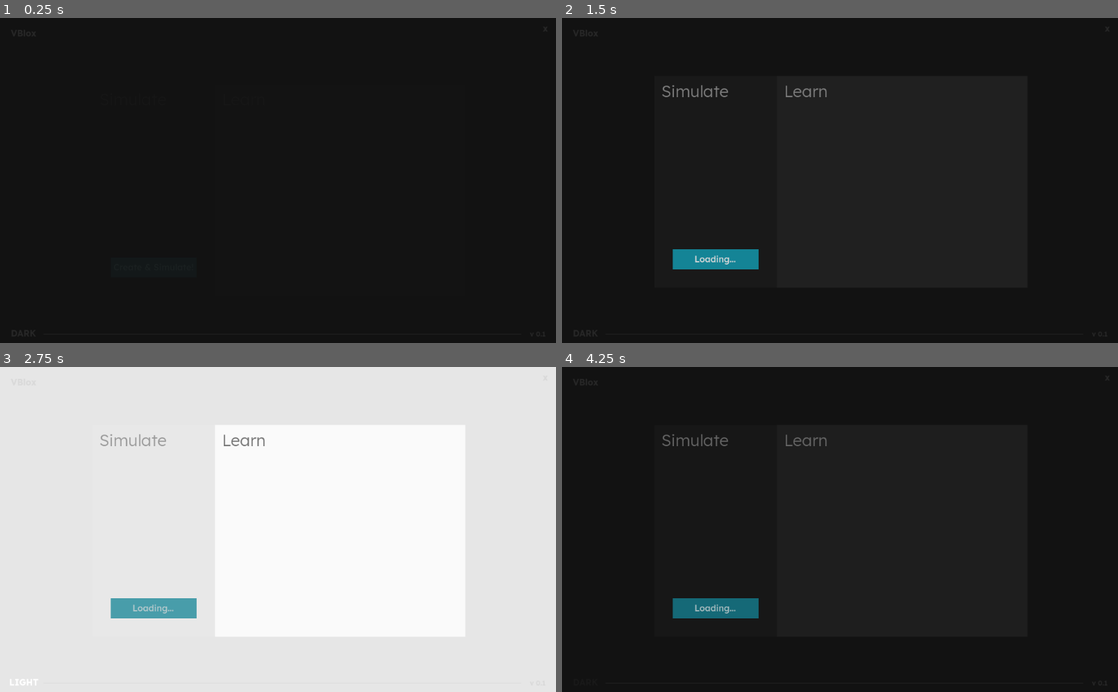
Above: before the commit, frames 1-4 (two rows, left to right).
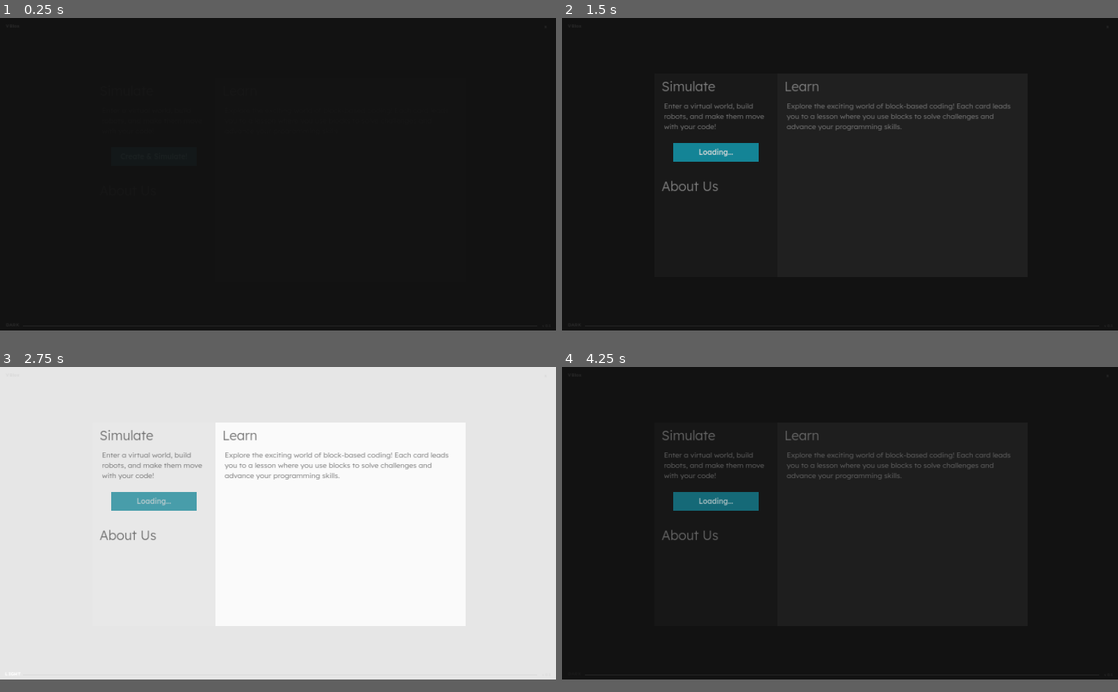
Above: after the commit, the same moments.

Repository: sh4nnja/game-project-roxim
Game: Godot game, scene res://assets/scenes/main_menu/main_menu.tscn
Two runs of this game, one before a commit and one after it. Both use one fixed random seed, a clock stepped at 60 frames per second and the inputs below.
Inputs (mouse positions are in pixels of both pictures, inside the frame that each line leads up to):
- Up to frame 1 (0.25 s): no input
- Up to frame 2 (1.5 s): tap Enter at 0.5 s; move the mouse to (962, 164) at 0.52 s; hold D 0.53-1.25 s; tap Q at 0.6 s; click (962, 164) at 0.67 s; click "Create & Simulate!" at 1.25 s
- Up to frame 3 (2.75 s): click "DARK" at 2 s
- Up to frame 4 (4.25 s): drag from (728, 545) to (812, 594) at 2.77 s; click "LIGHT" at 3.5 s
In our replay, the window is 800x468 before the commit and 800x450 after it. These sizes can differ from the game's own. Grey fills any space a smaller window leaves; there, only what the larger window draws over its background counts as a difference.

The runs differ from the first frame. In frame 2, 3.3% of the frame differs, in the area x 18-81%, y 19-78%; in frame 3, 3.5%, in the area x 1-81%, y 19-98%; in frame 4, 3.0%.

Commit message:
110223 | Updated UI and added a section
110223
- Added another panel for about.
- Fixed sizing of UI, made sure it fits most screens.
- Renamed nodes and files.
- Bug fixes.

Diff:
--- a/assets/scenes/main_menu/main_menu.tscn
+++ b/assets/scenes/main_menu/main_menu.tscn
@@ -70,17 +70,42 @@
 grow_vertical = 2
 theme_override_styles/panel = ExtResource("2_3wmeo")
 
+[node name="simulate_text" type="Label" parent="user_interface/body/simulate_panel"]
+layout_mode = 1
+anchors_preset = -1
+offset_left = 24.0
+offset_top = 16.0
+offset_right = 201.0
+offset_bottom = 57.0
+theme_override_colors/font_color = Color(0.498039, 0.498039, 0.498039, 1)
+theme_override_fonts/font = ExtResource("2_myf7p")
+theme_override_font_sizes/font_size = 45
+text = "Simulate
+"
+vertical_alignment = 1
+
+[node name="simulate_desc_text" type="Label" parent="user_interface/body/simulate_panel"]
+layout_mode = 1
+anchors_preset = -1
+anchor_right = 0.329
+offset_left = 32.0
+offset_top = 96.0
+offset_right = -31.752
+offset_bottom = 240.0
+theme_override_colors/font_color = Color(0.498039, 0.498039, 0.498039, 1)
+theme_override_fonts/font = ExtResource("2_myf7p")
+theme_override_font_sizes/font_size = 25
+text = "Enter a virtual world, build robots, and make them move with your code!"
+autowrap_mode = 2
+clip_text = true
+
 [node name="simulate_button" type="Button" parent="user_interface/body/simulate_panel"]
 layout_mode = 1
 anchors_preset = -1
-anchor_left = 0.05
-anchor_top = 0.818
-anchor_right = 0.28
-anchor_bottom = 0.909
-offset_left = -0.400002
-offset_top = 0.127991
-offset_right = -0.640015
-offset_bottom = 1.06396
+offset_left = 64.0
+offset_top = 240.0
+offset_right = 360.0
+offset_bottom = 305.0
 grow_vertical = 0
 theme_override_colors/font_color = Color(0.906493, 0.906493, 0.906493, 1)
 theme_override_colors/font_pressed_color = Color(0.847059, 0.847059, 0.847059, 1)
@@ -88,7 +113,7 @@
 theme_override_colors/font_focus_color = Color(0.92549, 0.92549, 0.92549, 1)
 theme_override_colors/font_disabled_color = Color(0.847059, 0.847059, 0.847059, 1)
 theme_override_fonts/font = ExtResource("3_gegsf")
-theme_override_font_sizes/font_size = 16
+theme_override_font_sizes/font_size = 25
 theme_override_styles/normal = ExtResource("4_7xo11")
 theme_override_styles/hover = ExtResource("5_tvr58")
 theme_override_styles/pressed = ExtResource("6_wa3ml")
@@ -96,22 +121,24 @@
 theme_override_styles/focus = ExtResource("6_wa3ml")
 text = "Create & Simulate!"
 
-[node name="simulate_text" type="Label" parent="user_interface/body/simulate_panel"]
-layout_mode = 1
-anchors_preset = -1
-anchor_left = 0.019
-anchor_top = 0.023
-anchor_right = 0.156
-anchor_bottom = 0.081
-offset_left = -0.472002
-offset_top = -0.192001
-offset_right = 0.071991
-offset_bottom = -0.0240021
-theme_override_colors/font_color = Color(0.498039, 0.498039, 0.498039, 1)
-theme_override_fonts/font = ExtResource("2_myf7p")
-theme_override_font_sizes/font_size = 30
-text = "Simulate
-"
+[node name="about_panel" type="Control" parent="user_interface/body/simulate_panel"]
+layout_mode = 1
+anchors_preset = 0
+offset_right = 424.0
+offset_bottom = 704.0
+mouse_filter = 2
+
+[node name="about_text" type="Label" parent="user_interface/body/simulate_panel/about_panel"]
+layout_mode = 1
+anchors_preset = -1
+offset_left = 24.0
+offset_top = 360.0
+offset_right = 221.0
+offset_bottom = 420.0
+theme_override_colors/font_color = Color(0.498039, 0.498039, 0.498039, 1)
+theme_override_fonts/font = ExtResource("2_myf7p")
+theme_override_font_sizes/font_size = 45
+text = "About Us"
 vertical_alignment = 1
 
 [node name="learn_panel" type="Panel" parent="user_interface/body/simulate_panel"]
@@ -128,19 +155,30 @@
 [node name="learn_text" type="Label" parent="user_interface/body/simulate_panel/learn_panel"]
 layout_mode = 1
 anchors_preset = -1
-anchor_left = 0.028
-anchor_top = 0.023
-anchor_right = 0.233
-anchor_bottom = 0.08
-offset_left = -0.191904
-offset_top = -0.192001
-offset_right = -0.312042
-offset_bottom = 0.679996
-theme_override_colors/font_color = Color(0.498039, 0.498039, 0.498039, 1)
-theme_override_fonts/font = ExtResource("2_myf7p")
-theme_override_font_sizes/font_size = 30
+offset_left = 24.0001
+offset_top = 16.0
+offset_right = 201.0
+offset_bottom = 57.0
+theme_override_colors/font_color = Color(0.498039, 0.498039, 0.498039, 1)
+theme_override_fonts/font = ExtResource("2_myf7p")
+theme_override_font_sizes/font_size = 45
 text = "Learn"
 vertical_alignment = 1
+
+[node name="learn_desc_text" type="Label" parent="user_interface/body/simulate_panel/learn_panel"]
+layout_mode = 1
+anchors_preset = -1
+anchor_right = 1.0
+offset_left = 32.0001
+offset_top = 96.0
+offset_right = -24.0
+offset_bottom = 400.0
+theme_override_colors/font_color = Color(0.498039, 0.498039, 0.498039, 1)
+theme_override_fonts/font = ExtResource("2_myf7p")
+theme_override_font_sizes/font_size = 25
+text = "Explore the exciting world of block-based coding! Each card leads you to a lesson where you use blocks to solve challenges and advance your programming skills."
+autowrap_mode = 2
+clip_text = true
 
 [node name="header" type="Control" parent="user_interface"]
 layout_mode = 1
@@ -225,9 +263,9 @@
 offset_left = 80.0
 offset_top = -17.0
 offset_right = -64.0
-offset_bottom = -16.0
-grow_horizontal = 2
-grow_vertical = 2
+offset_bottom = -14.0
+grow_horizontal = 2
+grow_vertical = 0
 theme_override_styles/panel = ExtResource("10_fftd5")
 
 [node name="version" type="Label" parent="user_interface/footer"]
--- a/assets/scripts/main_menu/main_menu_interface.gd
+++ b/assets/scripts/main_menu/main_menu_interface.gd
@@ -43,16 +43,22 @@
 @onready var _background: ColorRect = get_node("background")
 @onready var _title: Label = get_node("user_interface/header/title")
 @onready var _version: Label = get_node("user_interface/footer/version")
-@onready var _line_panel_res = preload("res://assets/materials/main_menu/main_menu_line_panel.tres")
+@onready var _line_panel_res: Resource = preload("res://assets/materials/main_menu/main_menu_line_panel.tres")
 
 # Learn interface.
-@onready var _learn_panel_res = preload("res://assets/materials/main_menu/main_menu_learn_panel.tres")
+@onready var _learn_panel_res: Resource = preload("res://assets/materials/main_menu/main_menu_learn_panel.tres")
 @onready var _learn_panel_txt: Label = get_node("user_interface/body/simulate_panel/learn_panel/learn_text")
+@onready var _learn_panel_desc: Label = get_node("user_interface/body/simulate_panel/learn_panel/learn_desc_text")
 
 # Simulate interface.
-@onready var _sim_panel_res = preload("res://assets/materials/main_menu/main_menu_simulate_panel.tres")
-@onready var _sim_panel_txt: Label = get_node("user_interface/body/simulate_panel/learn_panel/learn_text")
+@onready var _sim_panel_res: Resource = preload("res://assets/materials/main_menu/main_menu_simulate_panel.tres")
+@onready var _sim_panel_txt: Label = get_node("user_interface/body/simulate_panel/simulate_text")
+@onready var _sim_panel_desc: Label = get_node("user_interface/body/simulate_panel/simulate_desc_text")
 @onready var _simulate_btn: Button = get_node("user_interface/body/simulate_panel/simulate_button")
+
+# Info and credit interface.
+@onready var _about_panel_text: Label = get_node("user_interface/body/simulate_panel/about_panel/about_text")
+
 
 # Navigation interface.
 @onready var _exit_button = get_node("user_interface/header/exit_button")
@@ -89,7 +95,10 @@
 
 	# Set theme on panel texts.
 	_sim_panel_txt.add_theme_color_override("font_color", config.user_themes.values()[config.current_theme][6])
+	_sim_panel_desc.add_theme_color_override("font_color", config.user_themes.values()[config.current_theme][6])
 	_learn_panel_txt.add_theme_color_override("font_color", config.user_themes.values()[config.current_theme][6])
+	_learn_panel_desc.add_theme_color_override("font_color", config.user_themes.values()[config.current_theme][6])
+	_about_panel_text.add_theme_color_override("font_color", config.user_themes.values()[config.current_theme][6])
 
 	# Set theme on navigation buttons.
 	_exit_button.add_theme_color_override("font_color", config.user_themes.values()[config.current_theme][1])
--- a/project.godot
+++ b/project.godot
@@ -26,10 +26,11 @@
 
 window/size/viewport_width=1920
 window/size/viewport_height=1080
-window/size/mode=3
-window/size/borderless=true
+window/size/mode=4
 window/size/window_width_override=1024
 window/size/window_height_override=600
+window/stretch/mode="canvas_items"
+window/stretch/aspect="expand"
 window/vsync/vsync_mode=0
 
 [editor]
